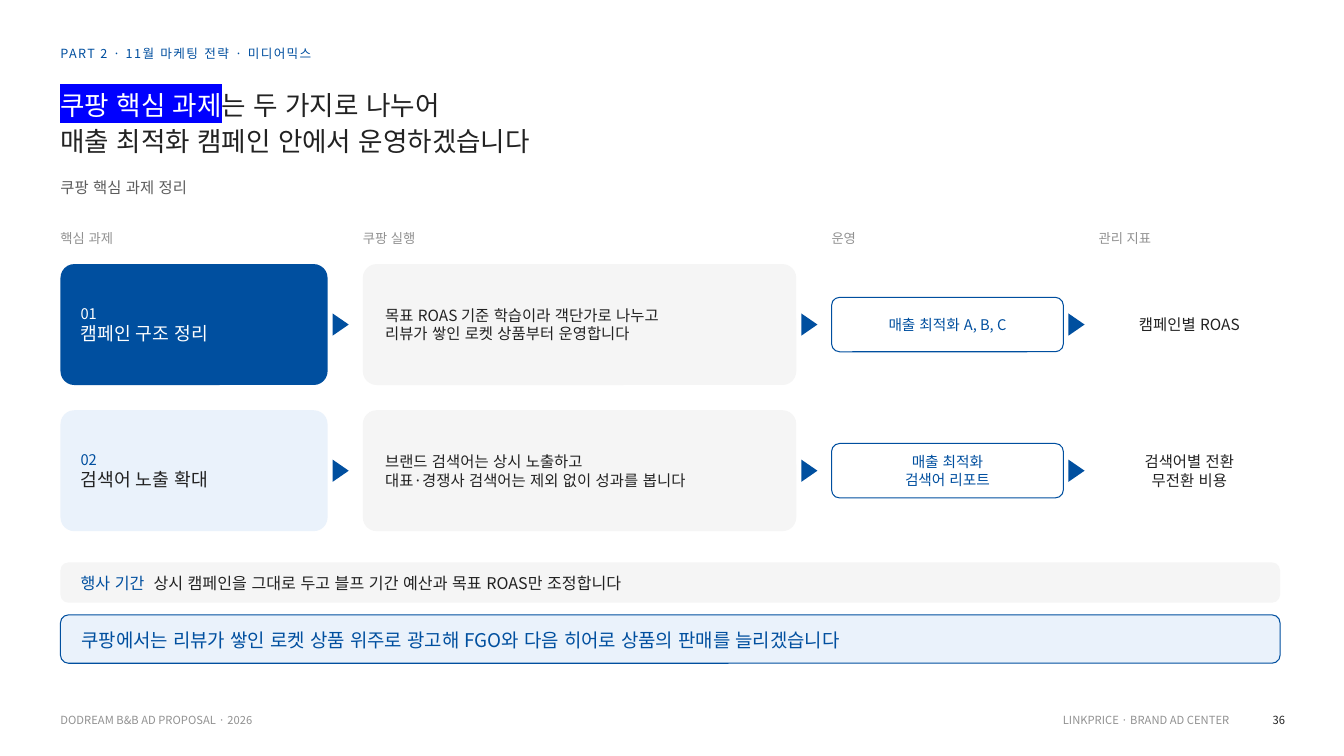
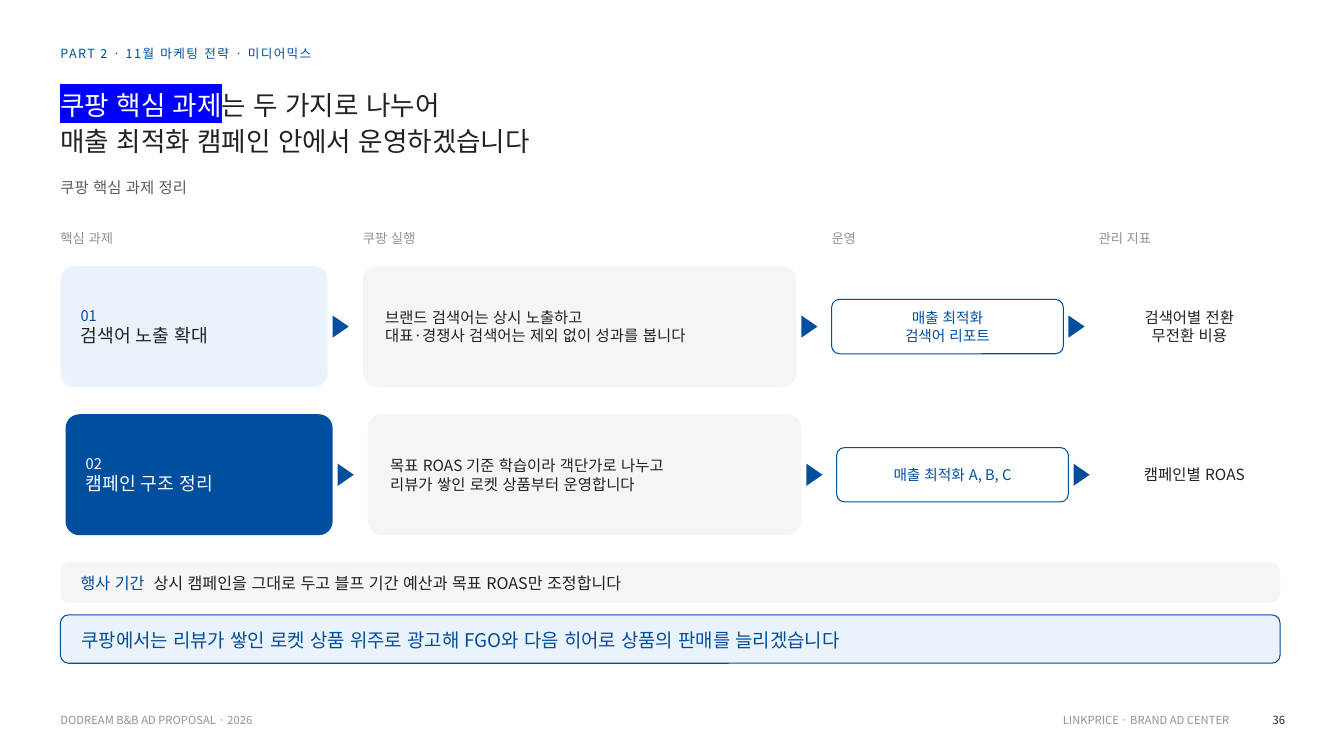
Before and after one commit to sonnet24/mypage, a slide deck: slide 7 of 쿠팡_오픈마켓_11월_261013_취합본.pptx. Drawn at 1344x756 pixels with LibreOffice and Linux fonts; fonts in the diff are those of the drawing. Boxes give left, top, right and bottom in pixels: in the first picture for what was removed or moved away, otherwise in the second. Text is boxed around its words. In the diff, an @@ line names an element or a change of style, - is before the commit and + after.

```diff
--- a/쿠팡_오픈마켓_11월_261013_취합본.pptx
+++ b/쿠팡_오픈마켓_11월_261013_취합본.pptx
@@ text at (81, 310, 97, 321): text changed @@
-02
+01
@@ text "01": place and size @@
-text "01" at (81, 454, 207, 488)
+text "01" at (81, 310, 207, 344)
@@ 3 texts, 3 rounded rectangles, 3 triangles: place and size @@
-3 texts, 3 rounded rectangles, 3 triangles at (60, 410, 1234, 531)
+3 texts, 3 rounded rectangles, 3 triangles at (60, 266, 1234, 387)
@@ text at (86, 458, 102, 469): text changed @@
-01
+02
@@ text "02": place and size @@
-text "02" at (81, 308, 207, 342)
+text "02" at (86, 458, 212, 492)
@@ 3 texts, 3 rounded rectangles, 3 triangles: place and size @@
-3 texts, 3 rounded rectangles, 3 triangles at (60, 264, 1240, 385)
+3 texts, 3 rounded rectangles, 3 triangles at (66, 414, 1245, 535)
```
Also in this commit, not shown: 5 other slides changed.
